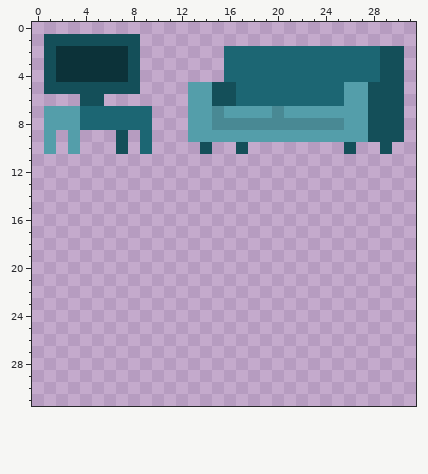
Pixel-art sprite -- Assets/Art/Props/Props_LivingRoom.png. That is the earlier state.
The file is 32x32 pixels. Pixels under 10% opacity are left out.
After:
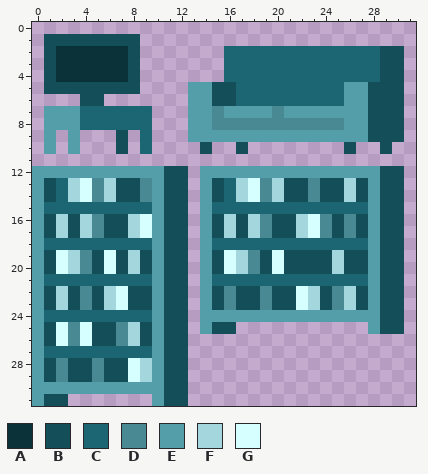
Palette (. is transparent): A #0c3239  B #144f59  C #1c6673  D #498994  E #549eaa  F #a4d6dd  G #d6ffff
From the commit log: Added new tile assets for living room and bathroom
Change:
@@ x 0..31 @@
 11 ................................
-12 ................................
-13 ................................
-14 ................................
-15 ................................
-16 ................................
-17 ................................
-18 ................................
-19 ................................
-20 ................................
-21 ................................
-22 ................................
-23 ................................
-24 ................................
-25 ................................
-26 ................................
-27 ................................
-28 ................................
-29 ................................
-30 ................................
-31 ................................
+12 EEEEEEEEEEEBB.EEEEEEEEEEEEEEEBB.
+13 EBCFGDFBBDEBB.EBCFGDFBBDBBFBEBB.
+14 EBCFGDFBBDEBB.EBCFGDFBBDBBFBEBB.
+15 ECCCCCCCCCEBB.ECCCCCCCCCCCCCEBB.
+16 EBFBFDBBFGEBB.EBFBFDBBFGDBDBEBB.
+17 EBFBFDBBFGEBB.EBFBFDBBFGDBDBEBB.
+18 ECCCCCCCCCEBB.ECCCCCCCCCCCCCEBB.
+19 EBGFDBGBFBEBB.EBGFDBGBBBBFBBEBB.
+20 EBGFDBGBFBEBB.EBGFDBGBBBBFBBEBB.
+21 ECCCCCCCCCEBB.ECCCCCCCCCCCCCEBB.
+22 EBFBDBFGBBEBB.EBDBBDBBGFBDFBEBB.
+23 EBFBDBFGBBEBB.EBDBBDBBGFBDFBEBB.
+24 ECCCCCCCCCEBB.EEEEEEEEEEEEEEEBB.
+25 EBGDGBBDFBEBB.EBB...........EBB.
+26 EBGDGBBDFBEBB...................
+27 ECCCCCCCCCEBB...................
+28 EBDBBDBBGFEBB...................
+29 EBDBBDBBGFEBB...................
+30 EEEEEEEEEEEBB...................
+31 EBB.......EBB...................
Pixel boxes of the changes (left, top, right, bottom) in both pictures:
added: (32, 166, 404, 406)
